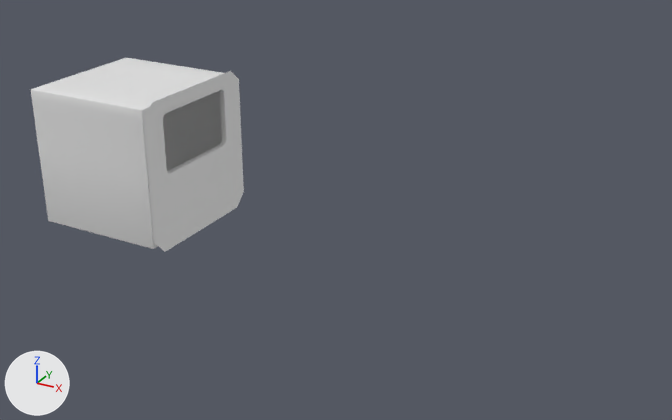
A saved change to the FBX model Assets/Graphics/Models/ASSET_Cube_Cube.fbx.
Rendered twice from a camera (50 mm lens) standing at (10.67, -12.09, 6.9) and looking at (4.0, 0.03, 0.85). Every picture has the same lights, and +X, +Y and +Z are marked at lower left.

Names of what the first picture shows: 'Prison'.
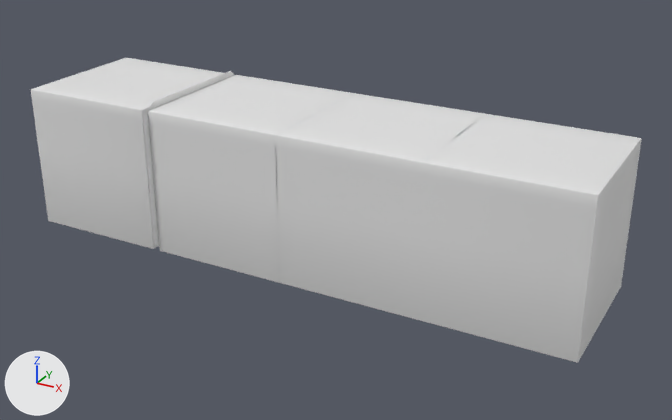
What changed in the scene script:
```text
Change me_cube_015:
    used by ob_prison; location = (0.0, 0.0, 0.0)
    remove me_cube_015.from_pydata(...)  # 236 vertices, 221 faces; spans x -1.2..1.31, y -1.31..1.31, z -0.07..2.55
    add me_cube_015.from_pydata(...)  # 396 vertices, 328 faces; spans x -1.2..8.39, y -1.31..1.31, z -0.07..2.55
    me_cube_015 part 1: a new loose piece of 76 vertices spanning x 6.01..8.39, y -1.22..1.22, z 0.01..2.45, in mat_material (white #e7e7e7)
    me_cube_015 part 2: a new loose piece of 42 vertices spanning x 1.32..3.69, y -1.22..1.22, z 0.01..2.45, in mat_material (white #e7e7e7)
    me_cube_015 part 3: a new loose piece of 42 vertices spanning x 3.66..6.04, y -1.22..1.22, z 0.01..2.45, in mat_material (white #e7e7e7)
```

Location of each change, (x1, y1, x2, y2) in pixels of the pictures (672 x 420 px):
'Prison', reshaped (186% wider, 57% taller)
    before: (31, 58, 244, 252)
    after: (31, 58, 642, 363)
part 1 of me_cube_015, added
    after: (417, 114, 642, 363)
part 2 of me_cube_015, added
    after: (148, 75, 353, 283)
part 3 of me_cube_015, added
    after: (275, 93, 487, 320)
